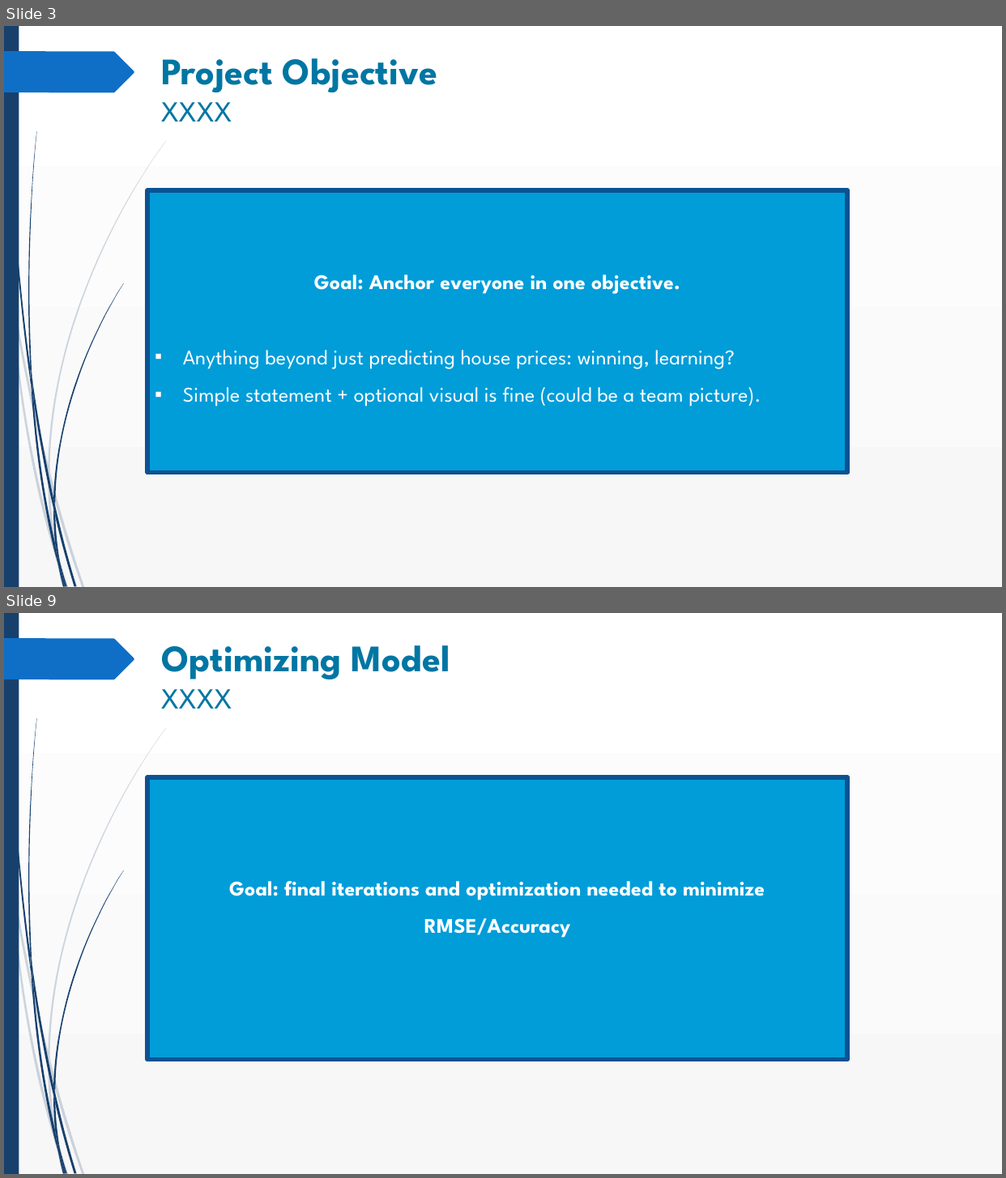
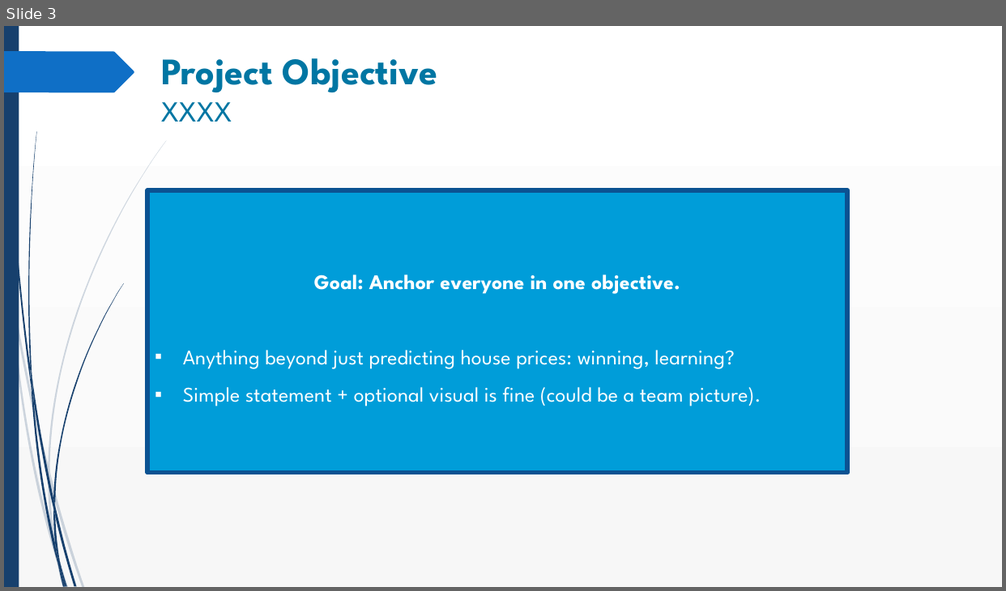
Before and after one commit to akay126/ML_housing, a slide deck: presentation/ML_housing_presentation_v1.pptx. Shown one above the other, each under a label of ours: slides 3 and 9 before the commit, slide 3 after it; the slides between them are not shown. The pictures are 1006x1178 and 1006x591 pixels, drawn with LibreOffice and Linux fonts; fonts in the diff are those of the drawing. Boxes give left, top, right and bottom in pixels: in the first picture for what was removed or moved away, otherwise in the second. Text is boxed around its words. In the diff, an @@ line names an element or a change of style, - is before the commit and + after.

```diff
--- a/presentation/ML_housing_presentation_v1.pptx
+++ b/presentation/ML_housing_presentation_v1.pptx
@@ slide 9 removed at (4, 613, 1002, 1174), background gradient #FFFFFF to #F8F8F8; not listed: 24 template elements that a slide beside it also shows @@
@@ title removed at (161, 645, 450, 709) @@
-Optimizing Model
-XXXX
@@ rectangle removed at (147, 777, 848, 1060) @@
-Goal: final iterations and optimization needed to minimize RMSE/Accuracy
```
Also in this commit, not shown: 5 slides changed, 1 slide added.
